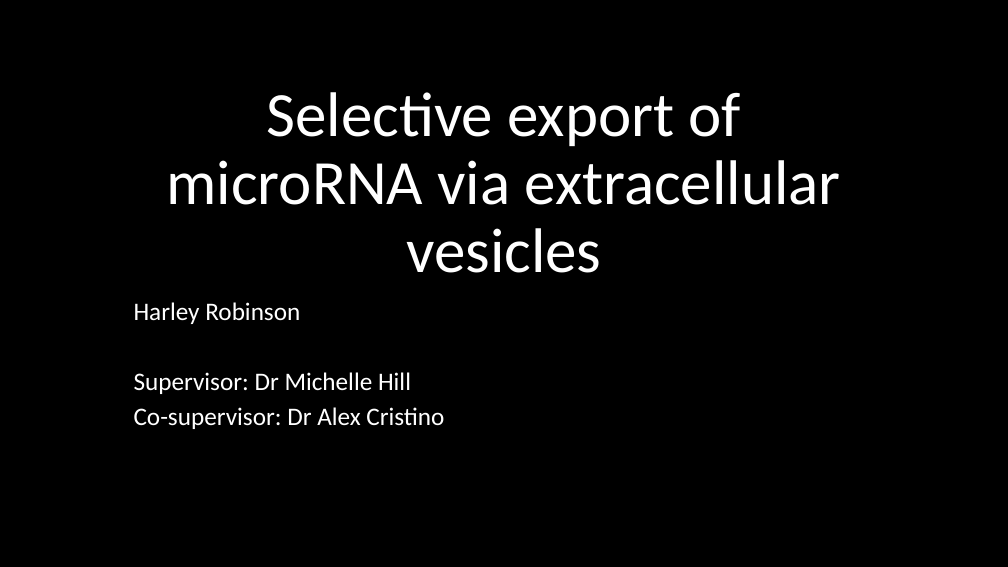
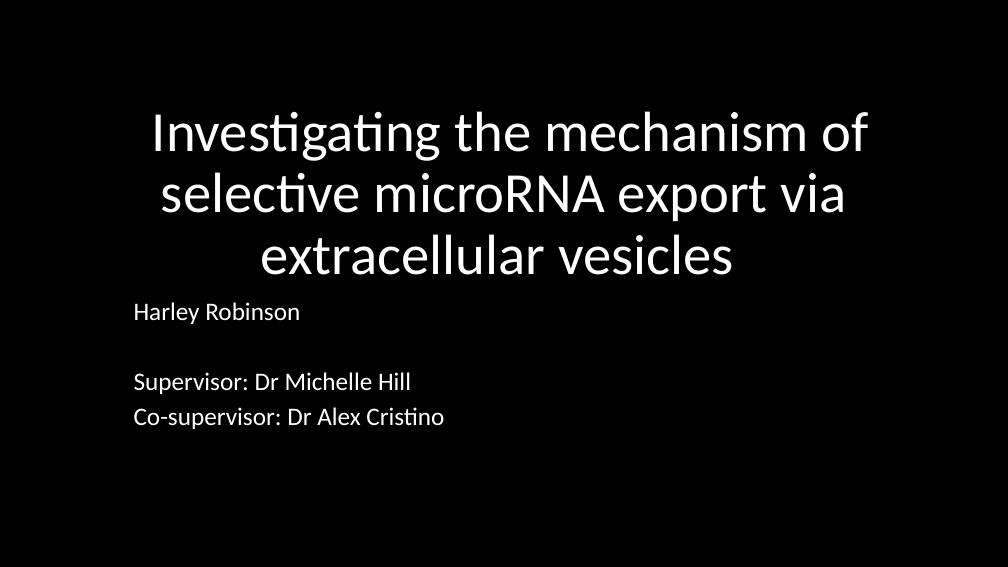
Before and after one commit to HarleyRobinson/Honours2, a slide deck: slide 1 of BackgroundInfo/Selective export of microRNA via extracellular vesicles.pptx. Drawn at 1008x567 pixels with LibreOffice and Linux fonts; fonts in the diff are those of the drawing; background and template pictures are left out. Boxes give left, top, right and bottom in pixels: in the first picture for what was removed or moved away, otherwise in the second. Text is boxed around its words. In the diff, an @@ line names an element or a change of style, - is before the commit and + after.

```diff
--- a/BackgroundInfo/Selective export of microRNA via extracellular vesicles.pptx
+++ b/BackgroundInfo/Selective export of microRNA via extracellular vesicles.pptx
@@ title at (x1=152, y1=111, x2=868, y2=275): text changed; size 60 to 54 pt @@
-Selective export of microRNA via extracellular vesicles
+Investigating the mechanism of selective microRNA export via extracellular vesicles
```
Also in this commit, not shown: 6 other slides changed, 1 slide added, 24 other files.
